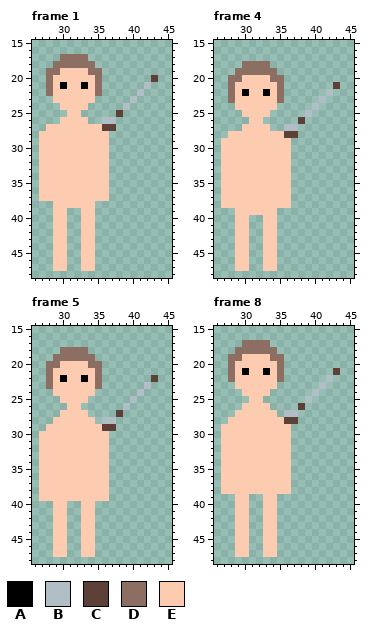
A pixel-art file gets an edit: The Fallen Guardian/Assets/Art/Characters/Player/Idle/Player_Idle_Down.aseprite. The picture above was drawn from the file before the commit.
64x64 pixels, 8 frames. Shown: frame 1: x 26..45, y 15..48; frame 4: x 26..45, y 15..48; frame 5: x 26..45, y 15..48; frame 8: x 26..45, y 15..48. The commit also changed other frames, which this record leaves out.
Visible layers, top first: "Hair", "Eyes", "Body", "Club".
Palette (. is transparent): A #000000  B #b0bec5  C #5d4037  D #8d6e63  E #fdcbb0
Pixels before, frame 1, first column x 27:
17 ...DDDD..........
18 ..DDDDDD.........
19 .DDEEEEDD........
20 .DEEEEEED.......C
21 .DEAEEAED......B.
22 .DEEEEEED.....B..
23 ..EEEEEE.....B...
24 ...EEEE.....B....
25 ....EE.....C.....
26 ...EEEE..BB......
27 .EEEEEEEECC......
28 EEEEEEEEEE.......
29 EEEEEEEEEE.......
30 EEEEEEEEEE.......
31 EEEEEEEEEE.......
32 EEEEEEEEEE.......
33 EEEEEEEEEE.......
34 EEEEEEEEEE.......
35 EEEEEEEEEE.......
36 EEEEEEEEEE.......
37 EEEEEEEEEE.......
38 ..EEEEEE.........
39 ..EE..EE.........
40 ..EE..EE.........
41 ..EE..EE.........
42 ..EE..EE.........
43 ..EE..EE.........
44 ..EE..EE.........
45 ..EE..EE.........
46 ..EE..EE.........
47 ..EE..EE.........
Pixels before, frame 4, first column x 27:
18 ...DDDD..........
19 ..DDDDDD.........
20 .DDEEEEDD........
21 .DEEEEEED.......C
22 .DEAEEAED......B.
23 .DEEEEEED.....B..
24 ..EEEEEE.....B...
25 ...EEEE.....B....
26 ....EE.....C.....
27 ...EEEE..BB......
28 .EEEEEEEECC......
29 EEEEEEEEEE.......
30 EEEEEEEEEE.......
31 EEEEEEEEEE.......
32 EEEEEEEEEE.......
33 EEEEEEEEEE.......
34 EEEEEEEEEE.......
35 EEEEEEEEEE.......
36 EEEEEEEEEE.......
37 EEEEEEEEEE.......
38 EEEEEEEEEE.......
39 ..EEEEEE.........
40 ..EE..EE.........
41 ..EE..EE.........
42 ..EE..EE.........
43 ..EE..EE.........
44 ..EE..EE.........
45 ..EE..EE.........
46 ..EE..EE.........
47 ..EE..EE.........
Pixels before, frame 5, first column x 27:
18 ...DDDD..........
19 ..DDDDDD.........
20 .DDEEEEDD........
21 .DEEEEEED........
22 .DEAEEAED.......C
23 .DEEEEEED......B.
24 ..EEEEEE......B..
25 ...EEEE......B...
26 ....EE......B....
27 ...EEEE....C.....
28 ..EEEEEE.BB......
29 .EEEEEEEECC......
30 EEEEEEEEEE.......
31 EEEEEEEEEE.......
32 EEEEEEEEEE.......
33 EEEEEEEEEE.......
34 EEEEEEEEEE.......
35 EEEEEEEEEE.......
36 EEEEEEEEEE.......
37 EEEEEEEEEE.......
38 EEEEEEEEEE.......
39 EEEEEEEEEE.......
40 ..EE..EE.........
41 ..EE..EE.........
42 ..EE..EE.........
43 ..EE..EE.........
44 ..EE..EE.........
45 ..EE..EE.........
46 ..EE..EE.........
47 ..EE..EE.........
Pixels before, frame 8, first column x 27:
17 ...DDDD..........
18 ..DDDDDD.........
19 .DDEEEEDD........
20 .DEEEEEED........
21 .DEAEEAED.......C
22 .DEEEEEED......B.
23 ..EEEEEE......B..
24 ...EEEE......B...
25 ....EE......B....
26 ...EEEE....C.....
27 ..EEEEEE.BB......
28 .EEEEEEEECC......
29 EEEEEEEEEE.......
30 EEEEEEEEEE.......
31 EEEEEEEEEE.......
32 EEEEEEEEEE.......
33 EEEEEEEEEE.......
34 EEEEEEEEEE.......
35 EEEEEEEEEE.......
36 EEEEEEEEEE.......
37 EEEEEEEEEE.......
38 EEEEEEEEEE.......
39 ..EE..EE.........
40 ..EE..EE.........
41 ..EE..EE.........
42 ..EE..EE.........
43 ..EE..EE.........
44 ..EE..EE.........
45 ..EE..EE.........
46 ..EE..EE.........
47 ..EE..EE.........
After the commit:
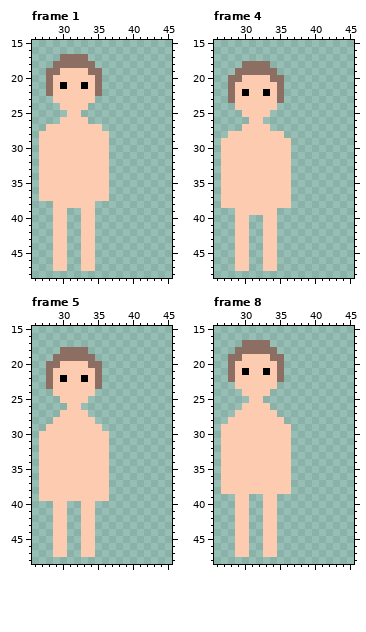
The exact change:
{"change": "layer \"Club\" removed"}
{"where": "frame 1"}
{"frame":1,"y":20,"x":43,"old":"C","new":"."}
{"frame":1,"y":21,"x":42,"old":"B","new":"."}
{"frame":1,"y":22,"x":41,"old":"B","new":"."}
{"frame":1,"y":23,"x":40,"old":"B","new":"."}
{"frame":1,"y":24,"x":39,"old":"B","new":"."}
{"frame":1,"y":25,"x":38,"old":"C","new":"."}
{"frame":1,"y":26,"x":36,"old":"BB","new":".."}
{"frame":1,"y":27,"x":36,"old":"CC","new":".."}
{"where": "frame 4"}
{"frame":4,"y":21,"x":43,"old":"C","new":"."}
{"frame":4,"y":22,"x":42,"old":"B","new":"."}
{"frame":4,"y":23,"x":41,"old":"B","new":"."}
{"frame":4,"y":24,"x":40,"old":"B","new":"."}
{"frame":4,"y":25,"x":39,"old":"B","new":"."}
{"frame":4,"y":26,"x":38,"old":"C","new":"."}
{"frame":4,"y":27,"x":36,"old":"BB","new":".."}
{"frame":4,"y":28,"x":36,"old":"CC","new":".."}
{"where": "frame 5"}
{"frame":5,"y":22,"x":43,"old":"C","new":"."}
{"frame":5,"y":23,"x":42,"old":"B","new":"."}
{"frame":5,"y":24,"x":41,"old":"B","new":"."}
{"frame":5,"y":25,"x":40,"old":"B","new":"."}
{"frame":5,"y":26,"x":39,"old":"B","new":"."}
{"frame":5,"y":27,"x":38,"old":"C","new":"."}
{"frame":5,"y":28,"x":36,"old":"BB","new":".."}
{"frame":5,"y":29,"x":36,"old":"CC","new":".."}
{"where": "frame 8"}
{"frame":8,"y":21,"x":43,"old":"C","new":"."}
{"frame":8,"y":22,"x":42,"old":"B","new":"."}
{"frame":8,"y":23,"x":41,"old":"B","new":"."}
{"frame":8,"y":24,"x":40,"old":"B","new":"."}
{"frame":8,"y":25,"x":39,"old":"B","new":"."}
{"frame":8,"y":26,"x":38,"old":"C","new":"."}
{"frame":8,"y":27,"x":36,"old":"BB","new":".."}
{"frame":8,"y":28,"x":36,"old":"CC","new":".."}
{"label":"erased","picture_box":[102,75,158,131]}
{"label":"erased","picture_box":[284,82,340,138]}
{"label":"erased","picture_box":[102,375,158,431]}
{"label":"erased","picture_box":[284,368,340,424]}
